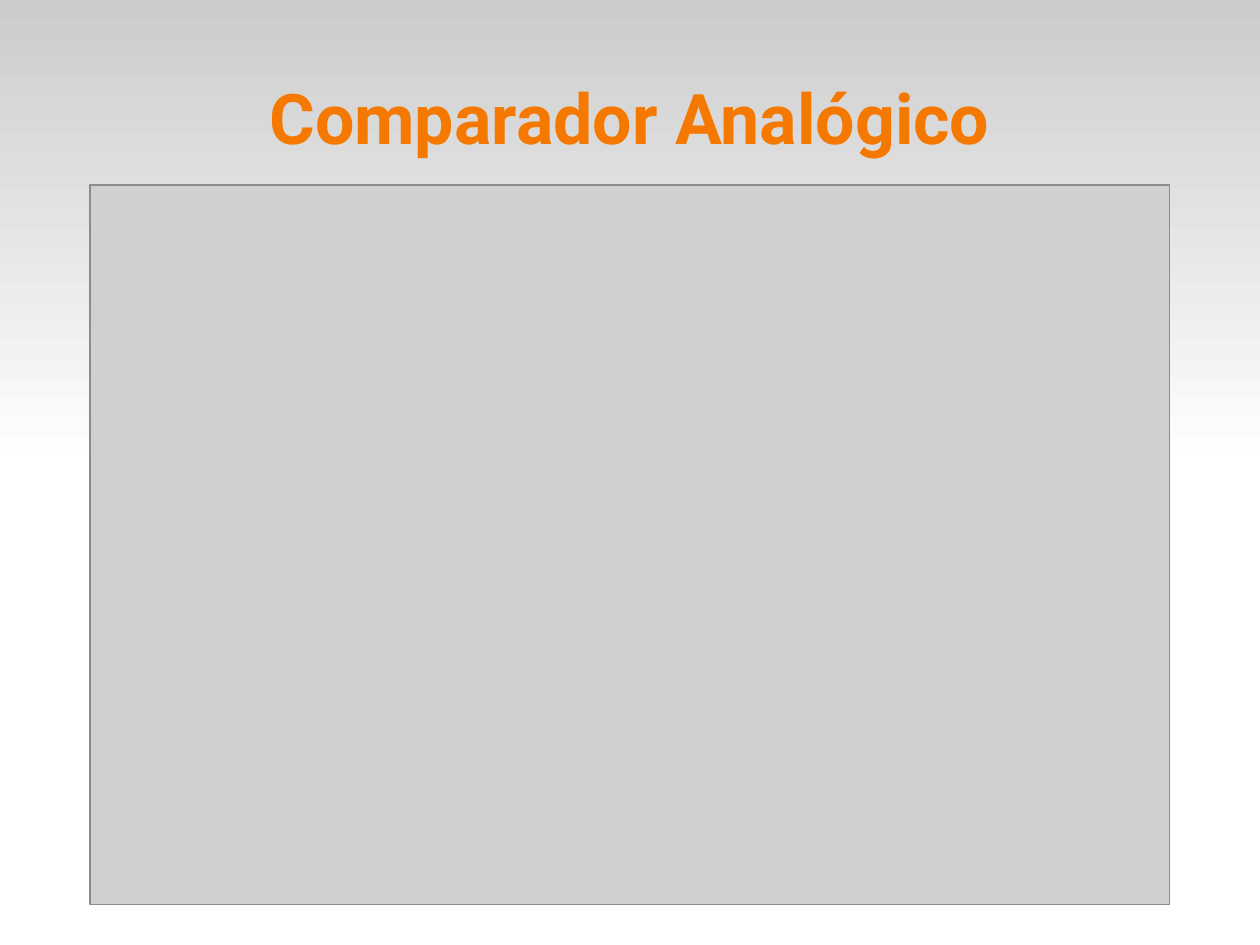
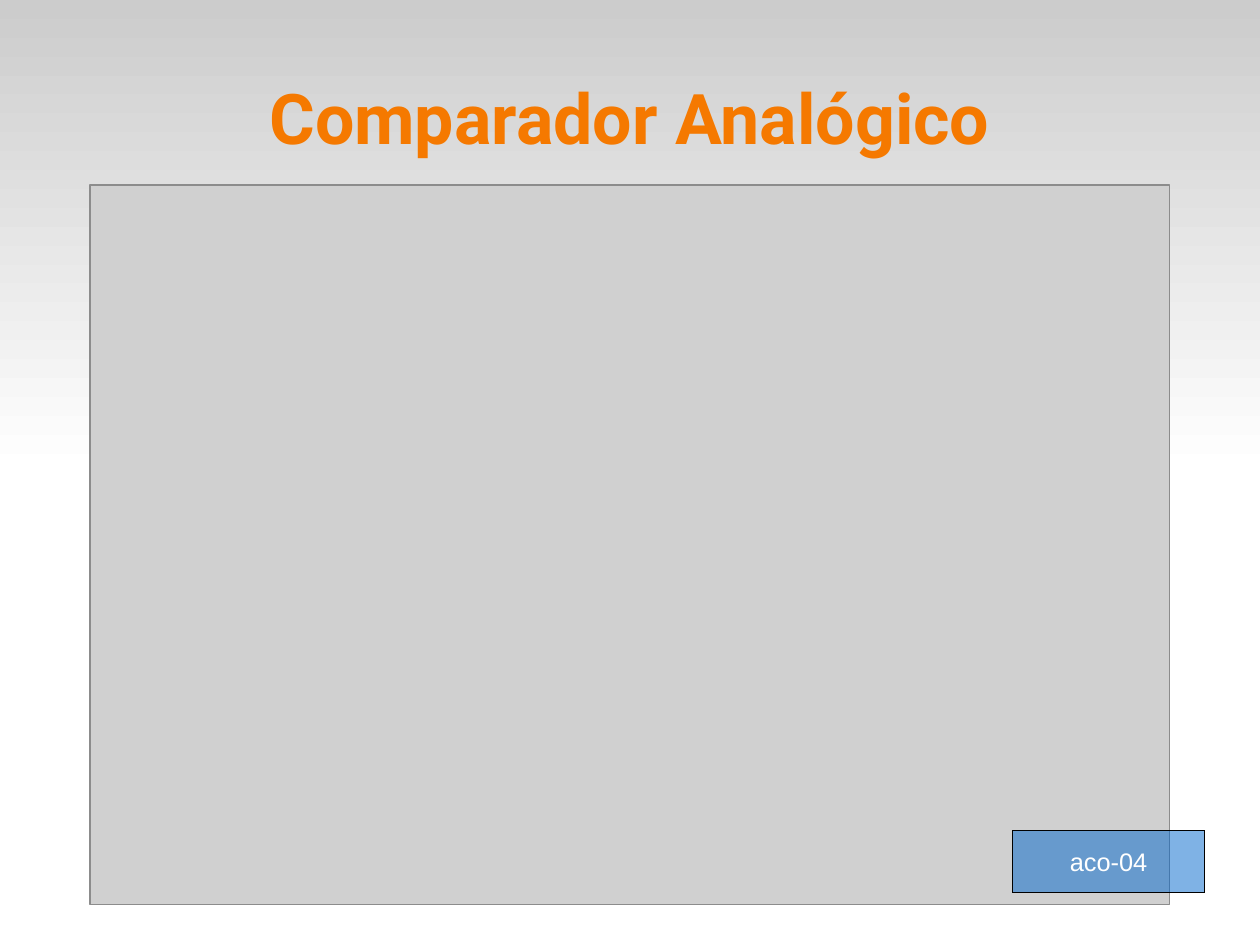
Before and after one commit to fsantanna-uerj/SE, a slide deck: slide 7 of Slides/se-03-adc.odp. Drawn at 1260x945 pixels with LibreOffice and Linux fonts; fonts in the diff are those of the drawing; grey boxes stand for pictures. Boxes give left, top, right and bottom in pixels: in the first picture for what was removed or moved away, otherwise in the second. Text is boxed around its words. In the diff, an @@ line names an element or a change of style, - is before the commit and + after.

```diff
--- a/Slides/se-03-adc.odp
+++ b/Slides/se-03-adc.odp
@@ rectangle added at (x1=1013, y1=830, x2=1205, y2=892), fill #0066CC at 50% opacity, outline #000000 0 pt, 16 pt, text #FFFFFF @@
+aco-04
```
Also in this commit, not shown: 4 other slides changed, 7 other files.
